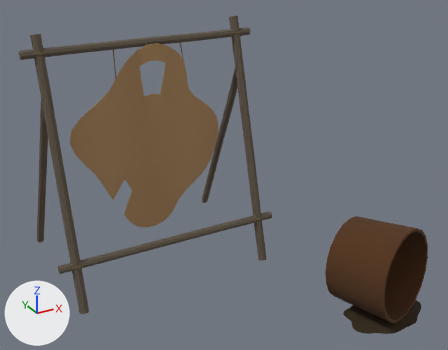
The glTF model godot/assets/props/modelle/gerberrahmen_kaputt.glb, before and after one commit.
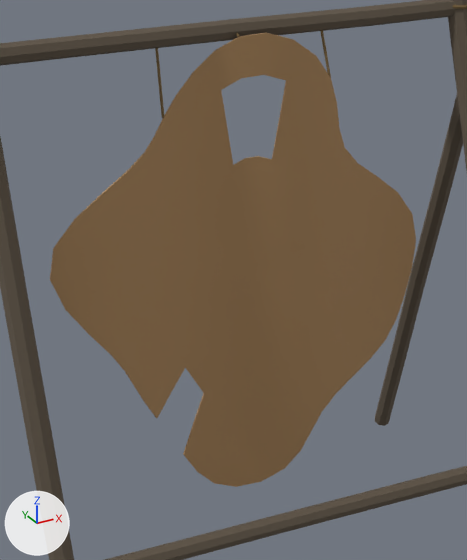
There are two pictures of each version: one whole from a 50 mm lens placed at (-1.65, -3.72, 2.63), pointed at (0.32, -0.13, 0.84), one close up on the part from 11% to 53% of the width and 8% to 74% of the height. The lights are fixed; the arrows at lower left show +X, +Y and +Z. The older version's two pictures come first. Vertices at exactly the same position are counted once.

Objects in the first close-up: 'gerberrahmen_kaputt'.
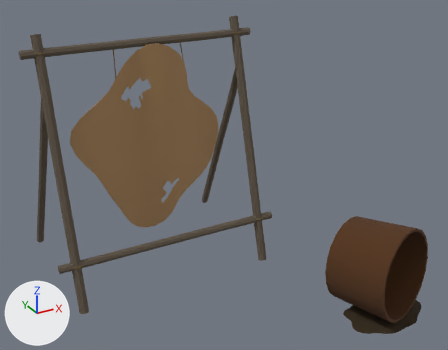
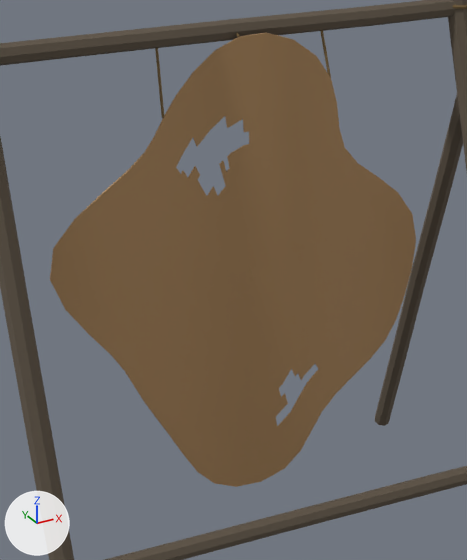
The edits, one by one:
me_gerberrahmen_kaputt is used by ob_gerberrahmen_kaputt; location (0.0, 0.0, 0.0).
me_gerberrahmen_kaputt had 1681 vertices, 3288 faces and spanned x -0.87..1.46, y -1.31..1.13, z -0.06..1.84.
me_gerberrahmen_kaputt now has 6256 vertices, 12485 faces and spans x -0.87..1.46, y -1.31..1.13, z -0.06..1.84.
me_gerberrahmen_kaputt part 1: 30 vertices moved within x -0.16..0.17, y 0.38..0.45, z 0.74..1.19; 6 vertices removed from x -0.13..0.11, y 0.39..0.45, z 0.6..1.4; 4581 vertices added at x -0.62..0.58, y 0.38..0.45, z 0.25..1.71.

Pixel boxes [x1, y1, x2, y2] of what changed, in the close-ups (467 x 560 px):
part 1 of me_gerberrahmen_kaputt, built on: before [181, 119, 309, 403]; after [155, 72, 321, 456]
